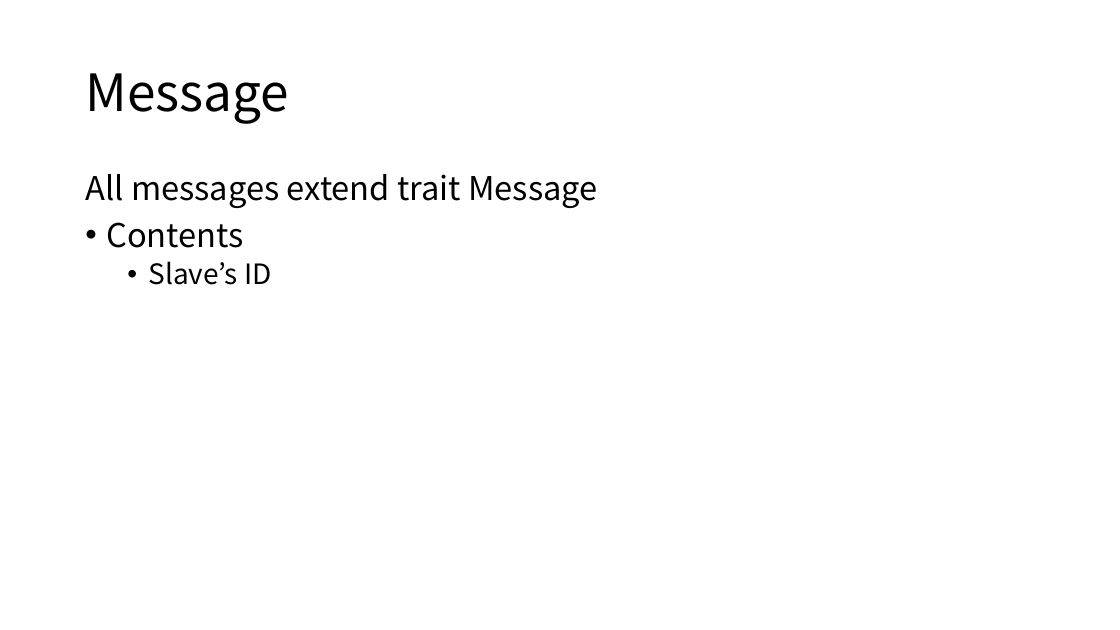
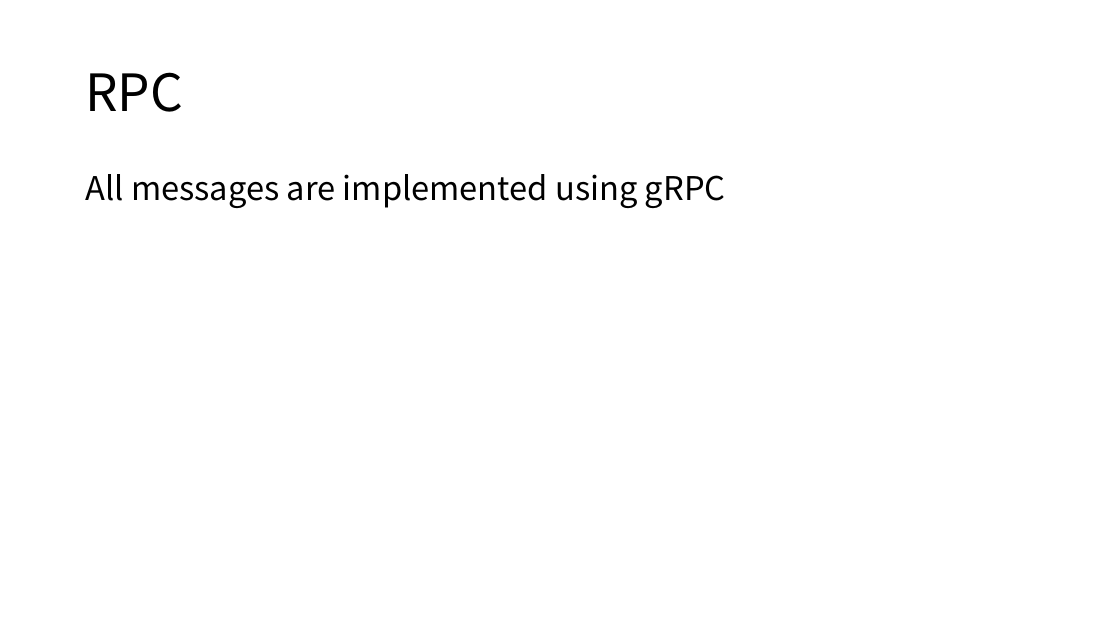
Before and after one commit to GNUp/cs434-doc, a slide deck: slide 10 of project-final.pptx. Drawn at 1120x630 pixels with LibreOffice and Linux fonts; fonts in the diff are those of the drawing. Boxes give left, top, right and bottom in pixels: in the first picture for what was removed or moved away, otherwise in the second. Text is boxed around its words. In the diff, an @@ line names an element or a change of style, - is before the commit and + after.

```diff
--- a/project-final.pptx
+++ b/project-final.pptx
@@ title at <box>85,72,183,112</box>: text changed @@
-Message
+RPC
@@ text at <box>85,174,726,208</box>: text changed @@
-All messages extend trait Message
-• Contents
-  • Slave’s ID
+All messages are implemented using gRPC
```
Also in this commit, not shown: 11 other slides changed, 20 slides added, 4 slides removed, 1 other file.
